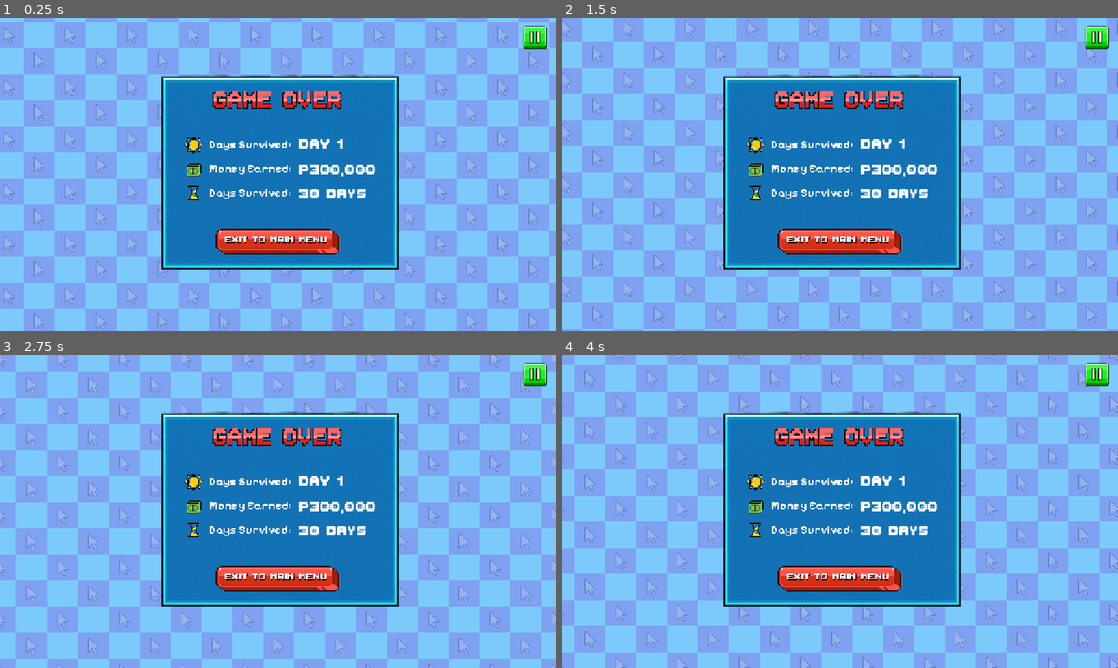
Above: before the commit, frames 1-4 (two rows, left to right).
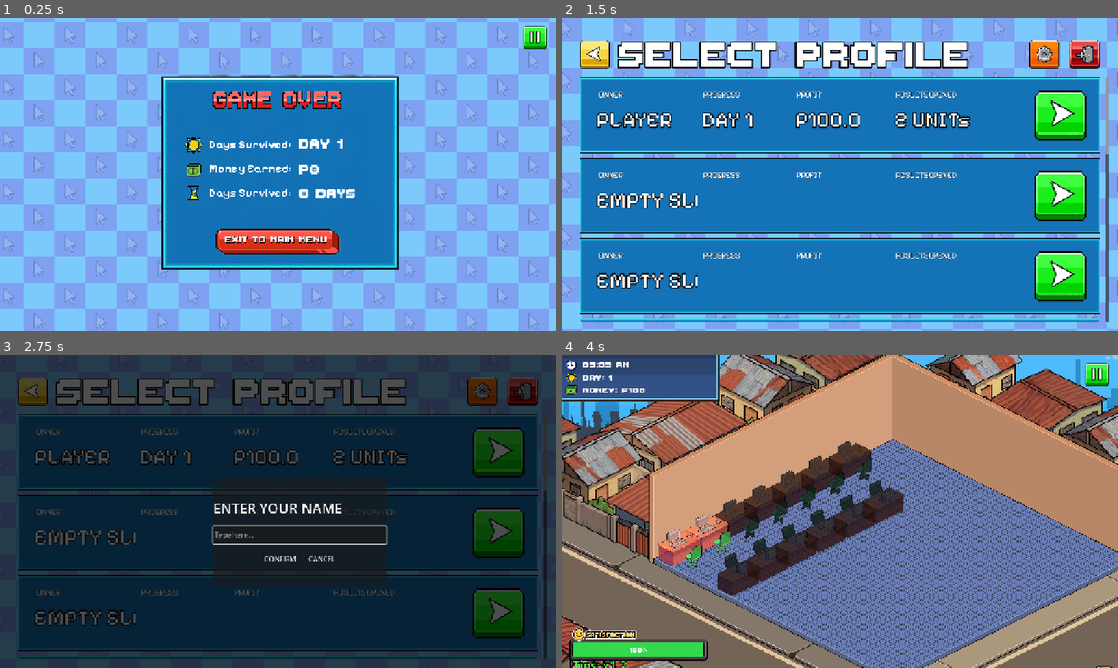
Above: after the commit, the same moments.

Repository: vinnyy-ph/gvd-project-overclocked
Game: Godot game, scene res://ui/gameover/game_over.tscn
The game is run twice, just before and just after one commit, with the same random seed, the same clock (stepped at 60 frames per second) and the same inputs. This scene is started directly instead of the project's main scene. Sound files missing from this copy of the repository are replaced by a short silence.
Inputs (mouse positions are in pixels of both pictures, inside the frame that each line leads up to):
- Up to frame 1 (0.25 s): no input
- Up to frame 2 (1.5 s): click (840, 243) at 0.5 s; click (1012, 105) at 1.27 s
- Up to frame 3 (2.75 s): tap Enter at 2 s; move the mouse to (400, 495) at 2.02 s; hold Right (ui_right) from 2.03 s (still down); click (400, 495) at 2.17 s
- Up to frame 4 (4 s): release Right (ui_right) at 2.75 s; click (840, 558) at 2.75 s, where only the run after the commit has a clickable "CONFIRM"; drag from (728, 527) to (812, 574) at 3.52 s

The runs differ from the first frame. In frame 1, 0.4% of the frame differs, in the area x 53-68%, y 46-58%; in frame 2, 61%; in frame 3, 99%; in frame 4, 99%, in the area x 0-100%, y 0-100%.

Commit message:
Move Game Over UI to ui/gameover and update refs
Relocate and refactor the Game Over UI: delete the old ui/game_over scene and script, add a new ui/gameover scene, script, and UID. Update core/autoloads/game_manager to load the new scene path. The new scene file updates resource/script references and fixes a DaysSurvived label name; the new script collects end-of-run stats, submits leaderboard entries, deletes the current profile, and resets game state before returning to the main menu.

Diff:
--- a/core/autoloads/game_manager/game_manager.gd
+++ b/core/autoloads/game_manager/game_manager.gd
@@ -103,7 +103,7 @@
 func trigger_game_over():
 	# Transition to game over scene
 	# We might want to clear active issues or other state
-	get_tree().change_scene_to_file("res://ui/game_over/game_over.tscn")
+	get_tree().change_scene_to_file("res://ui/gameover/game_over.tscn")
 
 signal money_earned_visual(amount: int, position: Vector2)
 
--- a/ui/game_over/game_over.gd
+++ /dev/null
@@ -1,31 +0,0 @@
-extends Control
-
-@onready var stats_label = $CenterContainer/VBoxContainer/StatsLabel
-@onready var menu_button = $CenterContainer/VBoxContainer/MenuButton
-
-func _ready():
-	# Update stats from SaveManager
-	var days = GameManager.day - 1
-	var money = SaveManager.current_money
-	var lifetime = SaveManager.lifetime_money
-
-	stats_label.text = "Days Survived: " + str(days) + \
-					   "\nMoney Earned: \u20B1" + str(money) + \
-					   "\nLifetime Earnings: \u20B1" + str(lifetime)
-
-	# Update lifetime high scores if needed
-	SaveManager.update_max_days(days)
-
-	# Submit to global leaderboard
-	var pc_slots = 2 + SaveManager.unlocked_upgrades.get("shop_space", 0)
-	LeaderboardManager.add_entry(SaveManager.player_name, days, float(money), pc_slots)
-
-	menu_button.pressed.connect(_on_menu_button_pressed)
-
-	# Play game over sound if available (optional)
-	# AudioManager.play_sfx("fail")
-
-func _on_menu_button_pressed():
-	# Reset run data before going back
-	SaveManager.reset_run_data()
-	get_tree().change_scene_to_file("res://ui/main_menu_v2/MainMenuV2.tscn")
--- a/ui/game_over/game_over.tscn
+++ /dev/null
@@ -1,44 +0,0 @@
-[gd_scene format=3 uid="uid://b11ajmb0gjpbs"]
-
-[ext_resource type="Script" uid="uid://cw6e3k50uqytl" path="res://ui/game_over/game_over.gd" id="1_xeevv"]
-
-[node name="game_over" type="Control" unique_id=266727687]
-layout_mode = 3
-anchors_preset = 0
-
-[node name="Control" type="Control" parent="." unique_id=1955430871]
-anchors_preset = 0
-anchor_right = 1.0
-anchor_bottom = 1.0
-script = ExtResource("1_xeevv")
-
-[node name="Background" type="ColorRect" parent="Control" unique_id=1056997767]
-layout_mode = 0
-anchor_right = 1.0
-anchor_bottom = 1.0
-color = Color(0.101960786, 0.050980393, 0.050980393, 1)
-
-[node name="CenterContainer" type="CenterContainer" parent="Control" unique_id=1352262834]
-layout_mode = 0
-anchor_right = 1.0
-anchor_bottom = 1.0
-
-[node name="VBoxContainer" type="VBoxContainer" parent="Control/CenterContainer" unique_id=1631601821]
-layout_mode = 2
-theme_override_constants/separation = 20
-
-[node name="TitleLabel" type="Label" parent="Control/CenterContainer/VBoxContainer" unique_id=193337610]
-layout_mode = 2
-theme_override_font_sizes/font_size = 64
-text = "GAME OVER"
-horizontal_alignment = 1
-
-[node name="StatsLabel" type="Label" parent="Control/CenterContainer/VBoxContainer" unique_id=2146546512]
-layout_mode = 2
-theme_override_font_sizes/font_size = 32
-text = "Days Survived: 0\\nMoney Earned: 0\\nLifetime Earnings: 0"
-horizontal_alignment = 1
-
-[node name="MenuButton" type="Button" parent="Control/CenterContainer/VBoxContainer" unique_id=265975038]
-layout_mode = 2
-text = "Back to Main Menu"
--- /dev/null
+++ b/ui/gameover/game_over.gd
@@ -0,0 +1,34 @@
+extends Control
+
+@onready var day_label = $TextureRect/DaySurvivedLabel
+@onready var money_label = $TextureRect/MoneyEarnedLabel
+@onready var days_count_label = $TextureRect/DaysSurvivedLabel
+@onready var yes_button = $TextureRect/Yes
+
+func _ready():
+	# 1. Capture data
+	var days = GameManager.day - 1
+	var money = SaveManager.current_money
+	var lifetime = SaveManager.lifetime_money
+	var player_name = SaveManager.player_name
+	var pc_slots = 2 + SaveManager.unlocked_upgrades.get("shop_space", 0)
+	var active_slot = SaveManager.active_profile_id
+
+	# 2. Populate Labels
+	day_label.text = "DAY " + str(days + 1)
+	money_label.text = "P%.0f" % float(money)
+	days_count_label.text = str(days) + " days"
+
+	# 3. Submit to Leaderboard
+	LeaderboardManager.add_entry(player_name, days, float(money), pc_slots)
+
+	# 4. Delete the current save profile
+	SaveManager.delete_profile(active_slot)
+
+	# 5. Connect Button
+	yes_button.pressed.connect(_on_yes_pressed)
+
+func _on_yes_pressed():
+	# Reset global states
+	GameManager.new_game()
+	get_tree().change_scene_to_file("res://ui/main_menu_v2/MainMenuV2.tscn")
--- a/ui/gameover/game_over.tscn
+++ b/ui/gameover/game_over.tscn
@@ -1,5 +1,6 @@
-[gd_scene format=3 uid="uid://djjhmpvb54f6s"]
+[gd_scene load_steps=7 format=3 uid="uid://djjhmpvb54f6s"]
 
+[ext_resource type="Script" path="res://ui/gameover/game_over.gd" id="1_script"]
 [ext_resource type="Texture2D" uid="uid://gxpuayshv6bs" path="res://assets/images/ui/game_over/gameover.png" id="1_xhg2v"]
 [ext_resource type="Texture2D" uid="uid://brf7ju6xse0gb" path="res://assets/images/exit.png" id="2_ehkxf"]
 [ext_resource type="Shader" uid="uid://bvlnophccpwe4" path="res://ui/main_menu_v2/MainMenuV2.gdshader" id="3_qa3gh"]
@@ -17,6 +18,7 @@
 anchor_bottom = 1.0
 grow_horizontal = 2
 grow_vertical = 2
+script = ExtResource("1_script")
 
 [node name="ParallaxCheckeredBG" type="TextureRect" parent="." unique_id=1175028274]
 z_index = -1
@@ -77,7 +79,7 @@
 text = "P300,000"
 vertical_alignment = 1
 
-[node name="DaysSurivedLabel" type="Label" parent="TextureRect" unique_id=975529325]
+[node name="DaysSurvivedLabel" type="Label" parent="TextureRect" unique_id=975529325]
 layout_mode = 0
 offset_left = 339.0066
 offset_top = 252.5
Not shown, removed: ui/game_over/game_over.gd.uid
Not shown, added: ui/gameover/game_over.gd.uid
